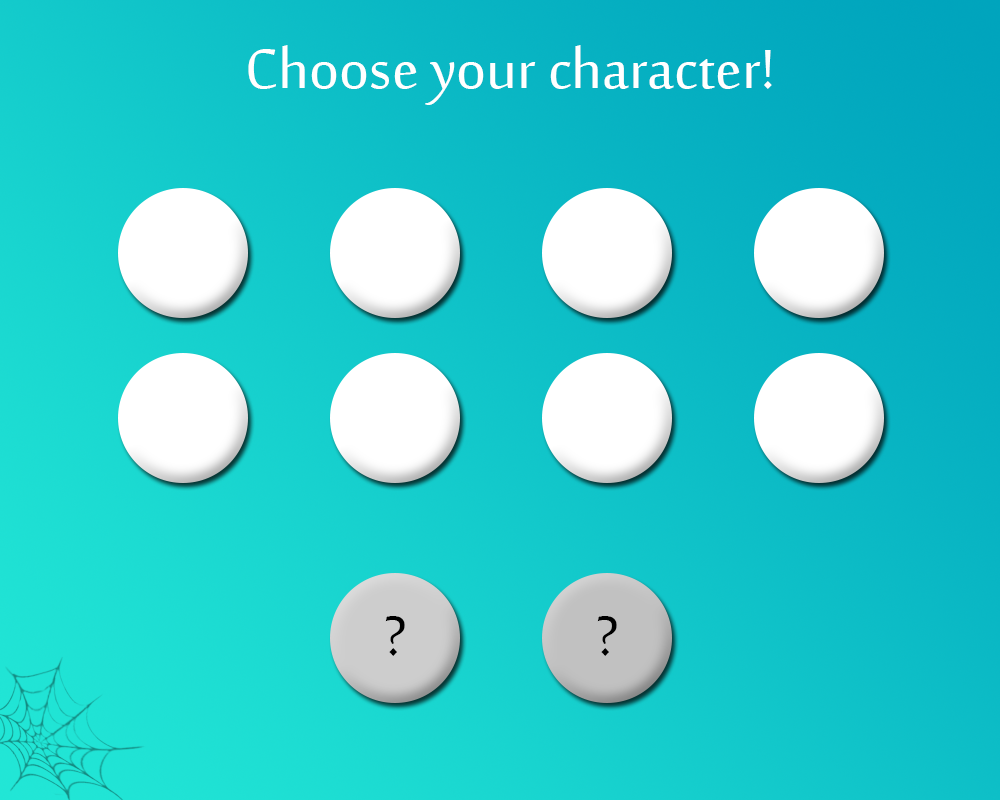
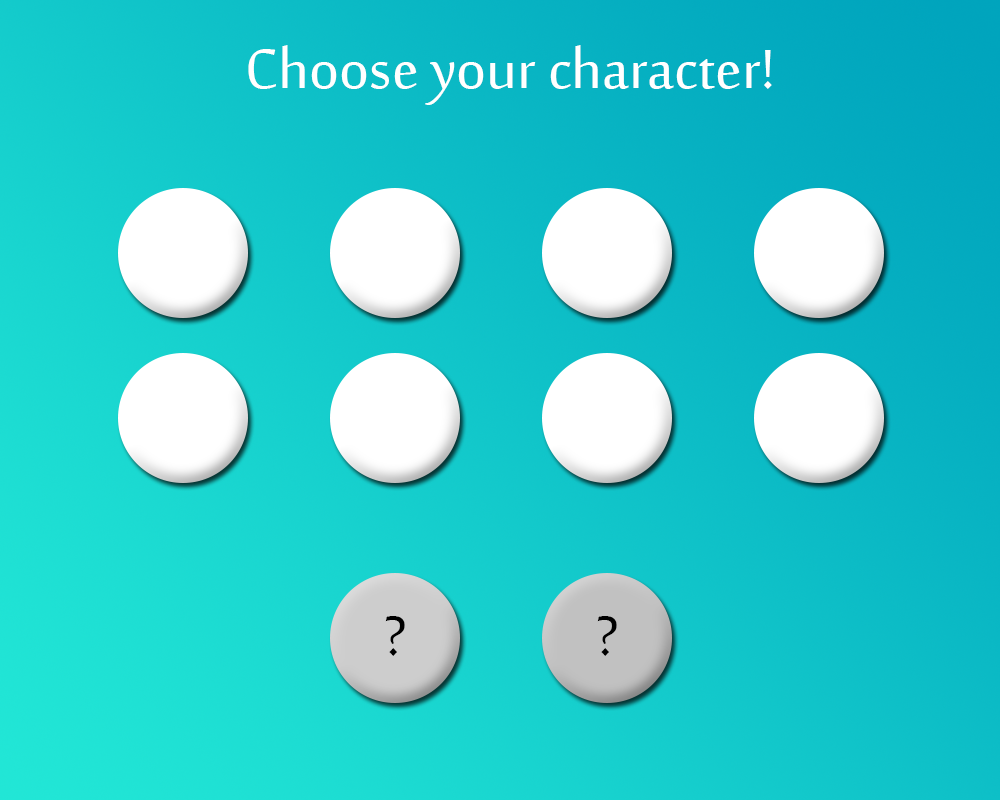
Two versions of the same layered image (1000 x 800). Layer-by-layer changes:
removed layer "Layer 2" (was multiply, 52%) over (0, 657, 145, 800)
painted on "Rectangle 1" over (0, 657, 145, 800)
